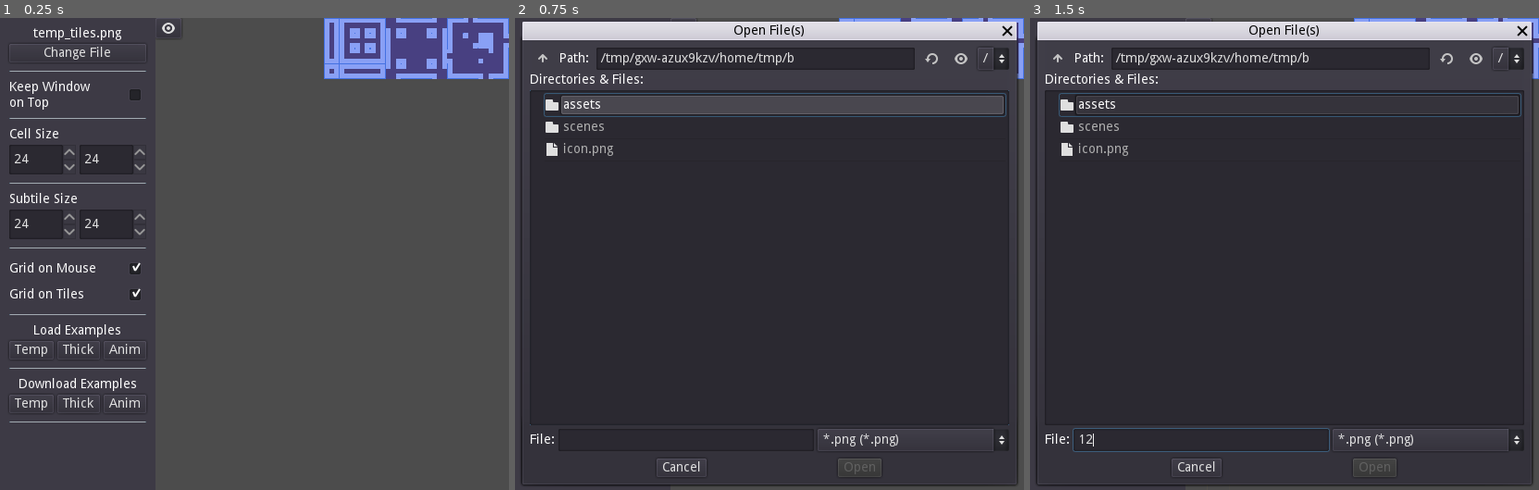
Above: before the commit, frames 1-3 (left to right).
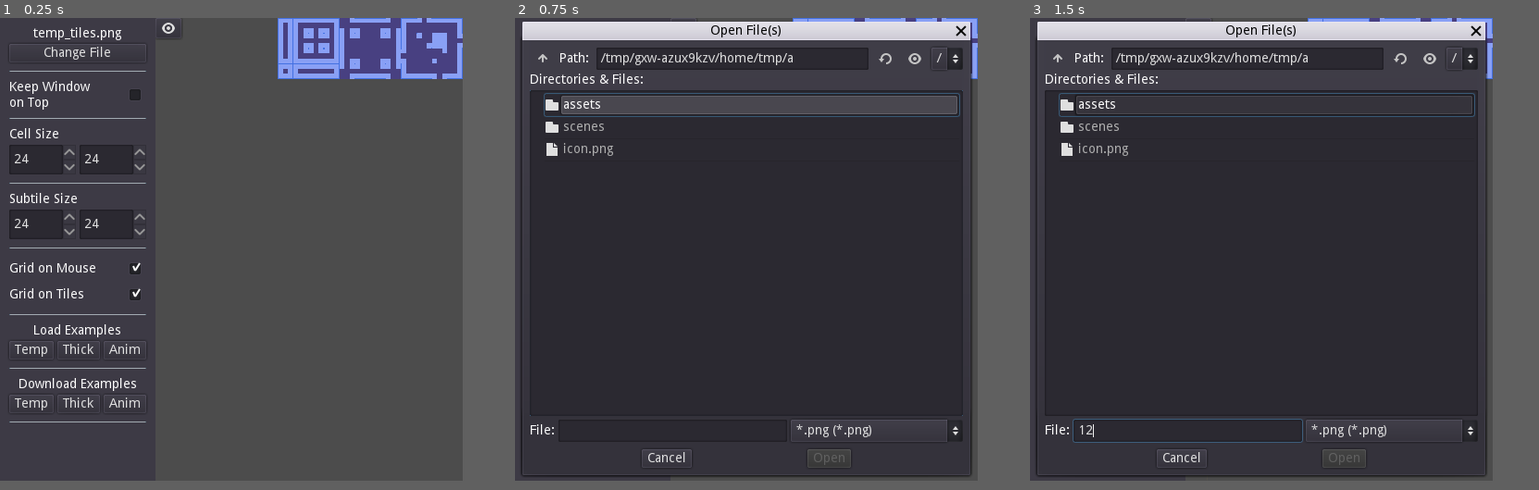
Above: after the commit, the same moments.

Repository: SuddenlyNothing/autotile-tester
Game: Godot game, scene res://scenes/Main.tscn
Two runs of this game, one before a commit and one after it. Both use one fixed random seed, a clock stepped at 60 frames per second and the inputs below.
Inputs (mouse positions are in pixels of both pictures, inside the frame that each line leads up to):
- Up to frame 1 (0.25 s): no input
- Up to frame 2 (0.75 s): click "Change File" at 0.5 s
- Up to frame 3 (1.5 s): click (1203, 438) at 1.27 s; type "12" at 1.35 s
In our replay, the window is 550x510 before the commit and 500x500 after it. These sizes can differ from the game's own. Grey fills any space a smaller window leaves; there, only what the larger window draws over its background counts as a difference.

The runs differ from the first frame. In frame 1, 3.4% of the frame differs, in the area x 54-100%, y 0-13%; in frame 2, 5.8%; in frame 3, 6.0%, in the area x 1-100%, y 0-100%.

Commit message:
Add camera controls

Diff:
--- a/project.godot
+++ b/project.godot
@@ -26,9 +26,9 @@
 
 [display]
 
-window/size/width=550
-window/size/height=510
-window/stretch/mode="2d"
+window/size/width=500
+window/size/height=500
+window/stretch/mode="viewport"
 window/stretch/aspect="expand"
 
 [gui]
@@ -47,6 +47,11 @@
 "events": [ Object(InputEventMouseButton,"resource_local_to_scene":false,"resource_name":"","device":0,"alt":false,"shi …(212 unchanged characters)…
  ]
 }
+pan={
+"deadzone": 0.5,
+"events": [ Object(InputEventMouseButton,"resource_local_to_scene":false,"resource_name":"","device":0,"alt":false,"shift":false,"control":false,"meta":false,"command":false,"button_mask":0,"position":Vector2( 0, 0 ),"global_position":Vector2( 0, 0 ),"factor":1.0,"button_index":3,"pressed":false,"doubleclick":false,"script":null)
+ ]
+}
 
 [physics]
 
--- a/scenes/AutotileTester.gd
+++ b/scenes/AutotileTester.gd
@@ -11,6 +11,10 @@
 	Vector2.LEFT,
 	Vector2(-1, 1),
 ]
+const MIN_ZOOM := Vector2.ONE * 0.2
+const MAX_ZOOM := Vector2.ONE * 2
+var MIN_ZOOM_LENGTH := MIN_ZOOM.length()
+var MAX_ZOOM_LENGTH := MAX_ZOOM.length()
 
 var lights := {}
 var tile_light_energy := 1.2
@@ -20,12 +24,15 @@
 var previous_pos := Vector2()
 
 var hint_start_tile := Vector2()
+
+var panning := false
 
 onready var grid_lighter := $GridLighter
 onready var texture := tile_set.tile_get_texture(0)
 onready var select := $Select
 onready var hint_draw := $HintDraw
 onready var grid_sprite := $Grid/GridSprite
+onready var camera := $Camera2D
 
 
 func _ready() -> void:
@@ -103,6 +110,34 @@
 			hint_draw.update()
 		states.rect_erase:
 			hint_draw.update()
+
+
+func _unhandled_input(event: InputEvent) -> void:
+	if event.is_action_pressed("pan", false, true):
+		panning = true
+	elif event.is_action_released("pan", true):
+		panning = false
+	elif panning and event is InputEventMouseMotion:
+		camera.position -= event.relative * camera.zoom
+	elif event is InputEventMouseButton:
+		event.factor = 2
+		if event.button_index == 4:
+			var min_cell_size_factor := min(cell_size.x, cell_size.y) / 24
+			# Scroll Up
+			var new_zoom = (camera.zoom - (Vector2.ONE * event.factor / 10))
+			if new_zoom.length() < MIN_ZOOM_LENGTH * min_cell_size_factor\
+					 or new_zoom.x < 0 or new_zoom.y < 0:
+				new_zoom = MIN_ZOOM * min_cell_size_factor
+			camera.zoom = new_zoom
+			grid_sprite.zoom = camera.zoom
+		elif event.button_index == 5:
+			var max_cell_size_factor := max(cell_size.x, cell_size.y) / 24
+			# Scroll Down
+			var new_zoom = (camera.zoom + (Vector2.ONE * event.factor / 10))\
+					.limit_length(MAX_ZOOM_LENGTH * \
+					max_cell_size_factor)
+			camera.zoom = new_zoom
+			grid_sprite.zoom = camera.zoom
 
 
 func get_world_rect_bounds(p1: Vector2, p2: Vector2) -> Rect2:
--- a/scenes/AutotileTester.tscn
+++ b/scenes/AutotileTester.tscn
@@ -24,3 +24,7 @@
 
 [node name="HintDraw" type="Node2D" parent="."]
 script = ExtResource( 5 )
+
+[node name="Camera2D" type="Camera2D" parent="."]
+position = Vector2( 250, 250 )
+current = true
--- a/scenes/Controls.tscn
+++ b/scenes/Controls.tscn
@@ -43,19 +43,19 @@
 [node name="Controls" type="MarginContainer" parent="H"]
 unique_name_in_owner = true
 margin_right = 168.0
-margin_bottom = 510.0
+margin_bottom = 500.0
 mouse_filter = 2
 
 [node name="ColorRect" type="ColorRect" parent="H/Controls"]
 margin_right = 168.0
-margin_bottom = 510.0
+margin_bottom = 500.0
 size_flags_horizontal = 3
 size_flags_vertical = 3
 color = Color( 0.243137, 0.231373, 0.27451, 1 )
 
 [node name="M" type="MarginContainer" parent="H/Controls"]
 margin_right = 168.0
-margin_bottom = 510.0
+margin_bottom = 500.0
 mouse_filter = 2
 size_flags_horizontal = 3
 size_flags_vertical = 3
@@ -68,7 +68,7 @@
 margin_left = 10.0
 margin_top = 10.0
 margin_right = 158.0
-margin_bottom = 500.0
+margin_bottom = 490.0
 mouse_filter = 2
 custom_constants/separation = 10
 
--- a/scenes/editor/GridSprite.gd
+++ b/scenes/editor/GridSprite.gd
@@ -1,8 +1,11 @@
 tool
 extends ParallaxLayer
 
+var true_size := Vector2(1024, 608)
+
 export(Vector2) var cell_size := Vector2(24, 24) setget set_cell_size
 export(Vector2) var camera_size := Vector2(1024, 608) setget set_camera_size
+export(Vector2) var zoom := Vector2.ONE setget set_zoom
 
 
 func _ready() -> void:
@@ -12,12 +15,20 @@
 func _draw() -> void:
 	if cell_size.x == 0 or cell_size.y == 0:
 		return
-	for i in (camera_size.x / cell_size.x):
+	for i in (true_size.x / cell_size.x):
 		draw_line(Vector2(i * cell_size.x, 0), Vector2(i * cell_size.x,
-				camera_size.y), Color(1, 0.647059, 0, 0.2), 1.0)
-	for i in (camera_size.y / cell_size.y):
-		draw_line(Vector2(0, i * cell_size.y), Vector2(camera_size.x,
+				true_size.y), Color(1, 0.647059, 0, 0.2), 1.0)
+	for i in (true_size.y / cell_size.y):
+		draw_line(Vector2(0, i * cell_size.y), Vector2(true_size.x,
 				i * cell_size.y), Color(1, 0.647059, 0, 0.2), 1.0)
+
+
+func set_zoom(val: Vector2) -> void:
+	zoom = val
+	true_size = (camera_size * zoom / cell_size).snapped(Vector2.ONE) * \
+			cell_size
+	motion_mirroring = true_size
+	update()
 
 
 func set_cell_size(val: Vector2) -> void:
@@ -26,11 +37,13 @@
 
 
 func set_camera_size(val: Vector2) -> void:
-	val = (val / cell_size).snapped(Vector2.ONE) * cell_size
 	camera_size = val
-	motion_mirroring = camera_size
+	true_size = (camera_size * zoom / cell_size).snapped(Vector2.ONE) * \
+			cell_size
+	motion_mirroring = true_size
 	update()
 
 
 func _on_viewport_size_changed() -> void:
 	set_camera_size(get_viewport_rect().size)
+	update()
